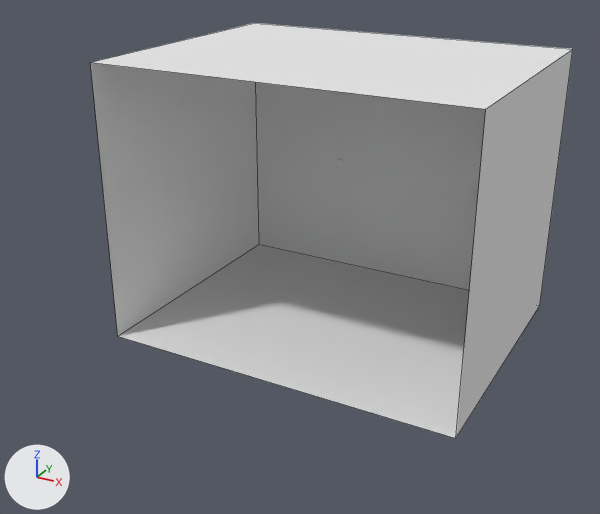
Two versions of the OBJ model Scenes/Box/Animation/BoxMovingLight0032.obj, one commit apart.
Camera for both pictures: a 50 mm lens placed at (2.48, -5.08, 3.0), pointed at (-0.06, -0.46, 0.69). The axes (+X, +Y, +Z) are drawn at lower left. The lights are the same throughout. Mesh edges are drawn as thin lines on the coarser meshes. Where no turn or scale is listed for an object, it has been applied to the vertices.

Objects in the first picture: 'Room_Cube'.
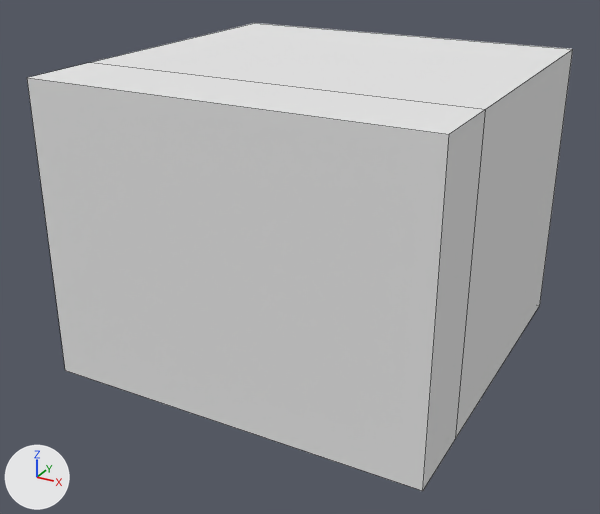
Boxes (x1, y1, x2, y2) around the edits, measured in the pictures (600 x 514 px):
'Room_Cube', reshaped (13% wider, 13% taller)
    before: (90, 23, 573, 438)
    after: (27, 23, 573, 491)
part 1 of me_room_cube, added
    after: (27, 62, 486, 491)

The change in detail:
Material 'BackWall' (mat_backwall) is new.
Its base color is (0.8, 0.8, 0.8) (white #e7e7e7).
Its roughness is 1.0.
me_room_cube has 8 vertices, 5 faces and spans x -1.3..1.3, y -1.0..1.0, z 0.0..2.0.
me_room_cube is used by ob_room_cube; location (0.0, 0.0, 0.0).
Verts and faces of me_room_cube; kept vertices keep their numbers, new ones are numbered from 8.
Before the commit, vertices of me_room_cube: 0 (-1.3, -1.0, 0.0) at pixel (117, 336), 1 (-1.3, -1.0, 2.0) at pixel (90, 62), 4 (1.3, -1.0, 0.0) at pixel (455, 438), 5 (1.3, -1.0, 2.0) at pixel (485, 109).
Part 1, on me_room_cube:
New vertices 8 to 11 stand at vertices 0, 1, 4, 5, in that order, plus (0.0, -0.55, 0.0).
New faces: (1, 5, 11, 9) (mat_ceiling (white #e7e7e7)).
New faces: (4, 10, 11, 5), (0, 1, 9, 8), (8, 9, 11, 10) (mat_walls (white #e7e7e7)).
New faces: (0, 8, 10, 4) (mat_floor (white #e7e7e7)).
me_room_cube now uses material mat_backwall (white #e7e7e7).
